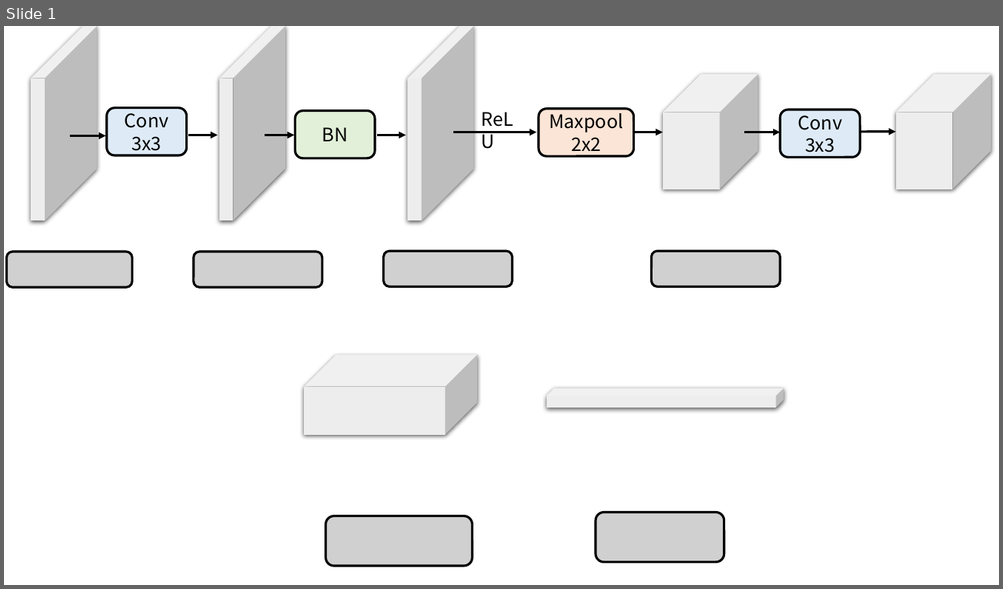
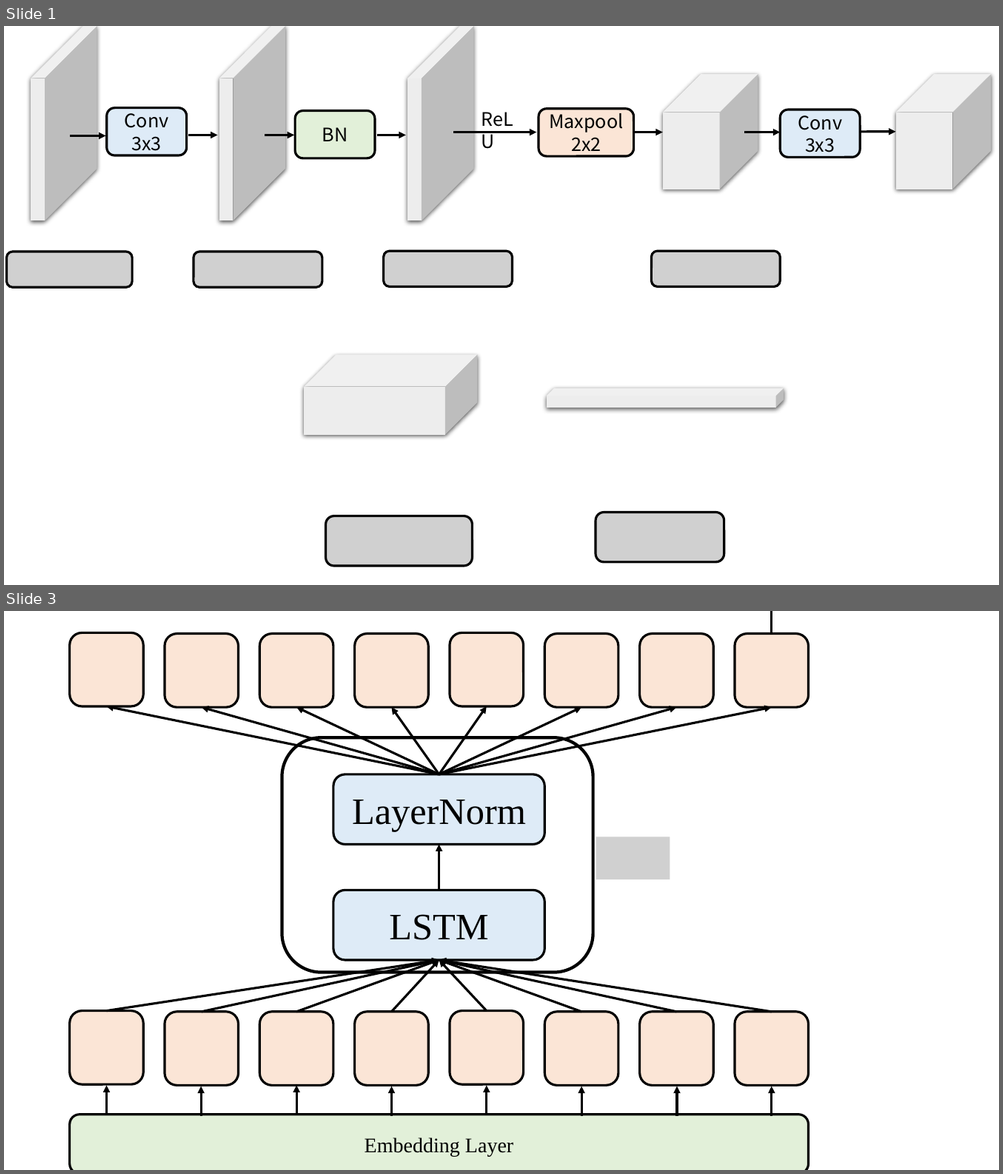
Before and after one commit to pixas/CS3612FinalProject, a slide deck: arch_graphs.pptx. Shown one above the other, each under a label of ours: slide 1 before the commit, slides 1 and 3 after it; the slides between them are not shown. The pictures are 1003x589 and 1003x1174 pixels, drawn with LibreOffice and Linux fonts; fonts in the diff are those of the drawing; grey boxes stand for pictures. Boxes give left, top, right and bottom in pixels: in the first picture for what was removed or moved away, otherwise in the second. Text is boxed around its words. In the diff, an @@ line names an element or a change of style, - is before the commit and + after.

Commit message:
change to vanilla lstm; first version of report

```diff
--- a/arch_graphs.pptx
+++ b/arch_graphs.pptx
@@ slide 3 added at bbox=[4, 611, 999, 1170], background #FFFFFF @@
@@ group added at bbox=[70, 611, 808, 1170]: 26 arrows, 20 rounded rectangles, 1 picture @@
+Embedding Layer
+LSTM
+LayerNorm
```
Also in this commit, not shown: 1 other slide added, 47 other files.
